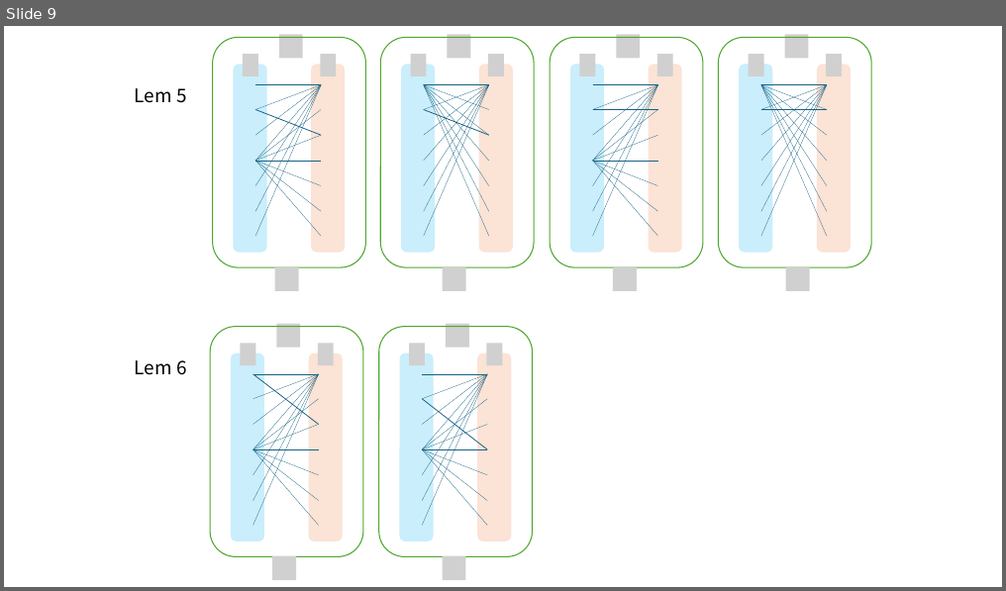
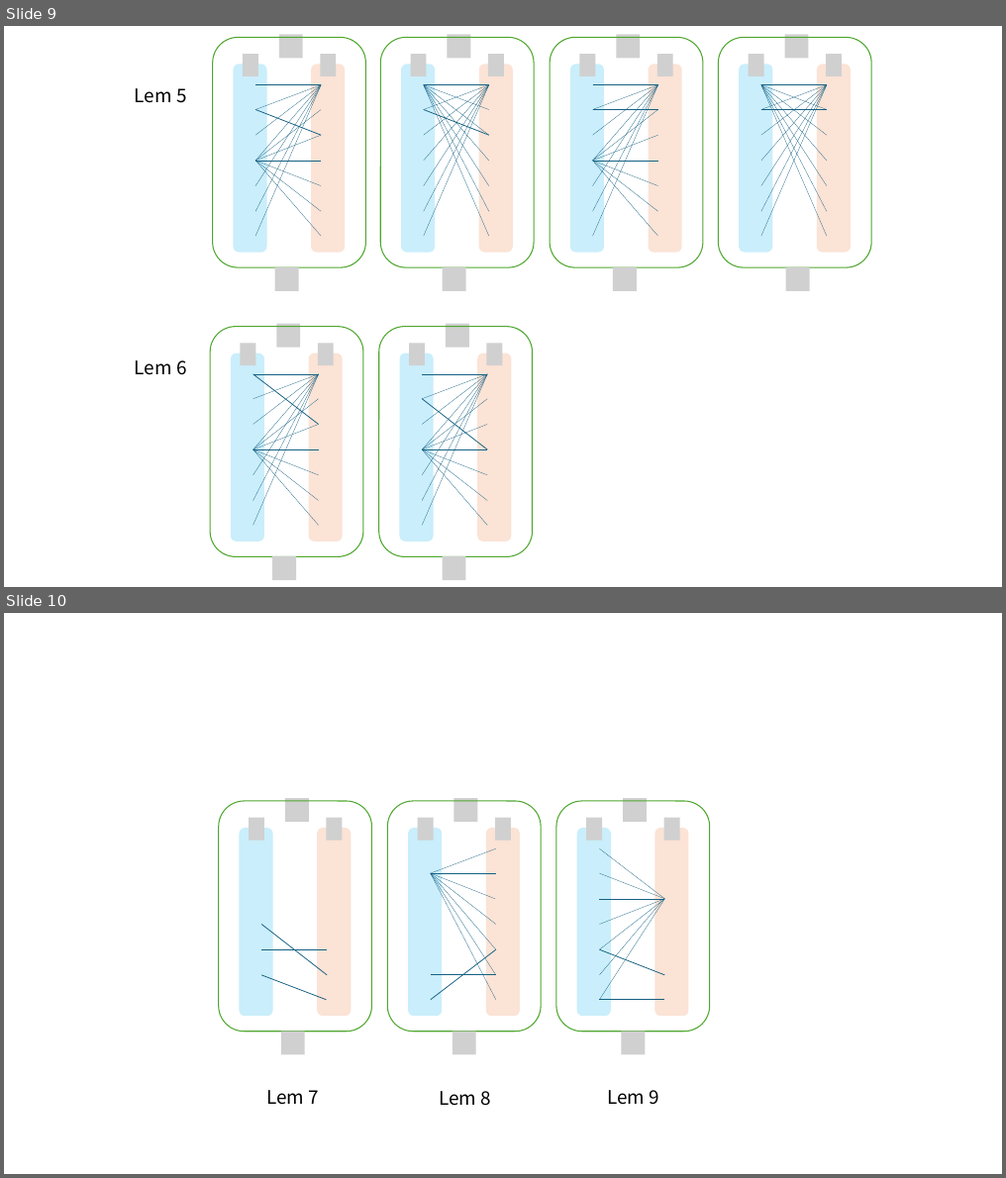
Before and after one commit to TomoyukiUchida/JournalofCompactnessofRP, a slide deck: IEICE_Rev/figs/Prop3_Fig.pptx. Shown one above the other, each under a label of ours: slide 9 before the commit, slides 9 and 10 after it. The pictures are 1006x591 and 1006x1178 pixels, drawn with LibreOffice and Linux fonts; fonts in the diff are those of the drawing; grey boxes stand for pictures; background and template pictures are left out. Boxes give left, top, right and bottom in pixels: in the first picture for what was removed or moved away, otherwise in the second. Text is boxed around its words. In the diff, an @@ line names an element or a change of style, - is before the commit and + after.

```diff
--- a/IEICE_Rev/figs/Prop3_Fig.pptx
+++ b/IEICE_Rev/figs/Prop3_Fig.pptx
@@ slide 10 added at [4, 613, 1002, 1174], background #FFFFFF @@
@@ group added at [219, 798, 710, 1056]: 21 lines, 12 pictures, 9 rounded rectangles @@
@@ text added at [266, 1090, 319, 1105], 18 pt, text #000000 @@
+Lem 7
@@ text added at [439, 1091, 490, 1106], 18 pt, text #000000 @@
+Lem 8
@@ text added at [607, 1090, 659, 1105], 18 pt, text #000000 @@
+Lem 9
```
Also in this commit, not shown: 3 other files.
